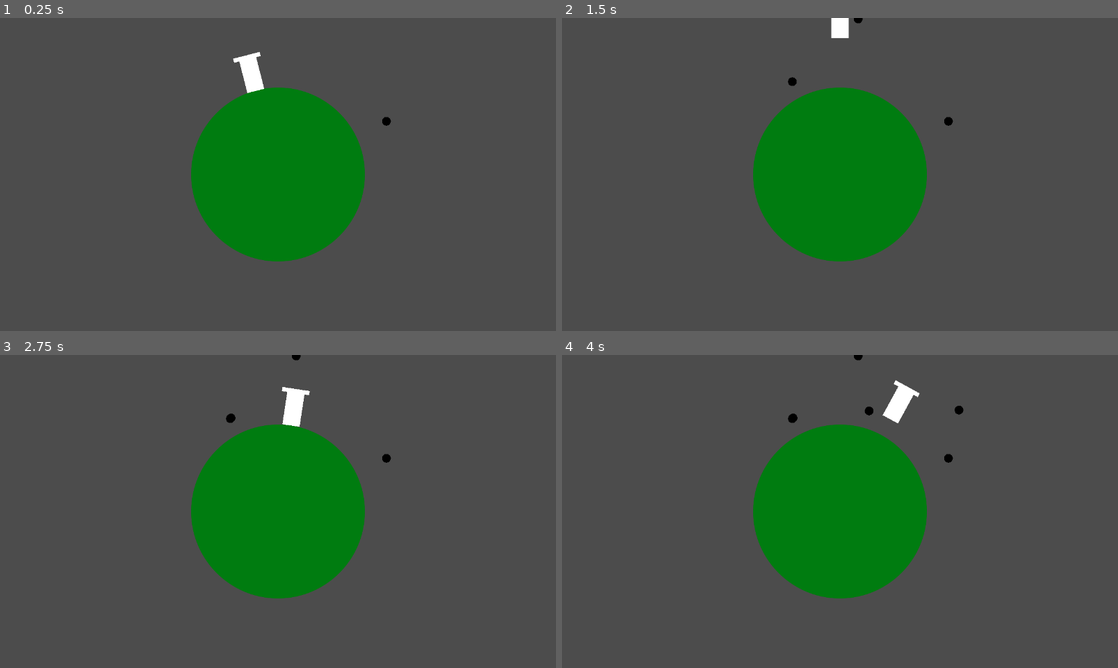
Above: before the commit, frames 1-4 (two rows, left to right).
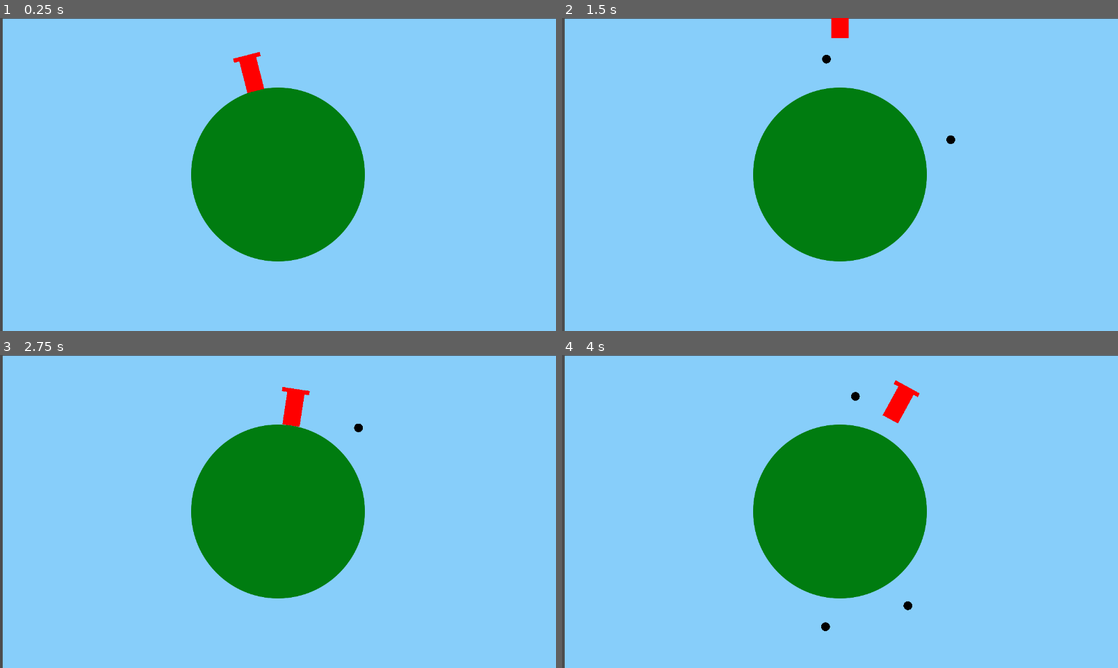
Above: after the commit, the same moments.

Repository: NoohAlavi/JuicyJam2022
Game: Godot game, scene res://Game/Game.tscn
Two runs of this game, one before a commit and one after it. Both use one fixed random seed, a clock stepped at 60 frames per second and the inputs below. The project has no main scene, so this scene is started directly.
Inputs:
- Up to frame 1 (0.25 s): no input
- Up to frame 2 (1.5 s): hold D (move_right) 0.53-1.28 s; tap E (shoot) at 0.6, 1.35 s; tap Up (jump) at 0.77 s; hold Left (move_left) from 1.28 s (still down)
- Up to frame 3 (2.75 s): tap Up (jump) at 1.52 s; release Left (move_left) at 2.03 s; hold D (move_right) from 2.03 s (still down); tap E (shoot) at 2.1 s
- Up to frame 4 (4 s): tap E (shoot) at 2.85, 3.6 s; tap Up (jump) at 3.02, 3.77 s; release D (move_right) at 3.53 s; hold Left (move_left) from 3.53 s (still down)

The runs differ from the first frame. In frame 1, 86% of the frame differs, in the area x 0-100%, y 0-100%; in frame 2, 86%; in frame 3, 86%; in frame 4, 86%.
Error before the commit: Attempt to call function 'get_angle' in base 'null instance' on a null instance. (res://Bullet/Bullet.gd:7)

Commit message:
Updated visuals, added collision detection to bullets

Diff:
--- a/JuicyJam/Bullet/Bullet.gd
+++ b/JuicyJam/Bullet/Bullet.gd
@@ -14,3 +14,13 @@
 
 func _on_DespawnTimer_timeout():
 	queue_free()
+
+func _on_Bullet_area_entered(area):
+	# If it collides with another bullet, destroy them both
+	if typeof(area) == typeof(self):
+		area.queue_free()
+		queue_free()
+
+func _on_Bullet_body_entered(body):
+	if body.name == "Player":
+		print("Hit Player!")
--- a/JuicyJam/Bullet/Bullet.tscn
+++ b/JuicyJam/Bullet/Bullet.tscn
@@ -24,4 +24,6 @@
 one_shot = true
 autostart = true
 
+[connection signal="area_entered" from="." to="." method="_on_Bullet_area_entered"]
+[connection signal="body_entered" from="." to="." method="_on_Bullet_body_entered"]
 [connection signal="timeout" from="DespawnTimer" to="." method="_on_DespawnTimer_timeout"]
--- a/JuicyJam/Game/Game.tscn
+++ b/JuicyJam/Game/Game.tscn
@@ -1,10 +1,19 @@
-[gd_scene load_steps=4 format=2]
+[gd_scene load_steps=3 format=2]
 
 [ext_resource path="res://assets/circle.png" type="Texture" id=1]
 [ext_resource path="res://Player/Player.tscn" type="PackedScene" id=2]
-[ext_resource path="res://Bullet/Bullet.tscn" type="PackedScene" id=3]
 
 [node name="Game" type="Node2D"]
+
+[node name="ColorRect" type="ColorRect" parent="."]
+margin_left = -792.0
+margin_top = -448.0
+margin_right = 800.0
+margin_bottom = 456.0
+color = Color( 0.529412, 0.807843, 0.980392, 1 )
+__meta__ = {
+"_edit_use_anchors_": false
+}
 
 [node name="Planet" type="Sprite" parent="."]
 modulate = Color( 0, 0.486275, 0.0627451, 1 )
@@ -16,6 +25,3 @@
 [node name="Camera2D" type="Camera2D" parent="."]
 current = true
 zoom = Vector2( 1.25, 1.25 )
-
-[node name="Bullet" parent="Camera2D" instance=ExtResource( 3 )]
-position = Vector2( 312, -152 )
--- a/JuicyJam/Global.gd
+++ b/JuicyJam/Global.gd
@@ -4,7 +4,7 @@
 # Declare member variables here. Examples:
 # var a = 2
 # var b = "text"
-onready var player = get_node("/root/Node2D/Player")
+onready var player = get_node("/root/Game/Player")
 
 # Called when the node enters the scene tree for the first time.
 func _ready():
--- a/JuicyJam/Player/Player.tscn
+++ b/JuicyJam/Player/Player.tscn
@@ -44,6 +44,7 @@
 bullet_scene = ExtResource( 3 )
 
 [node name="Sprite" type="Sprite" parent="."]
+modulate = Color( 1, 0, 0, 1 )
 scale = Vector2( 0.05, 0.1 )
 texture = ExtResource( 2 )
 
@@ -51,6 +52,7 @@
 shape = SubResource( 1 )
 
 [node name="Sprite2" type="Sprite" parent="."]
+modulate = Color( 1, 0, 0, 1 )
 position = Vector2( -1, -50 )
 scale = Vector2( 0.0790001, 0.012 )
 texture = ExtResource( 2 )
